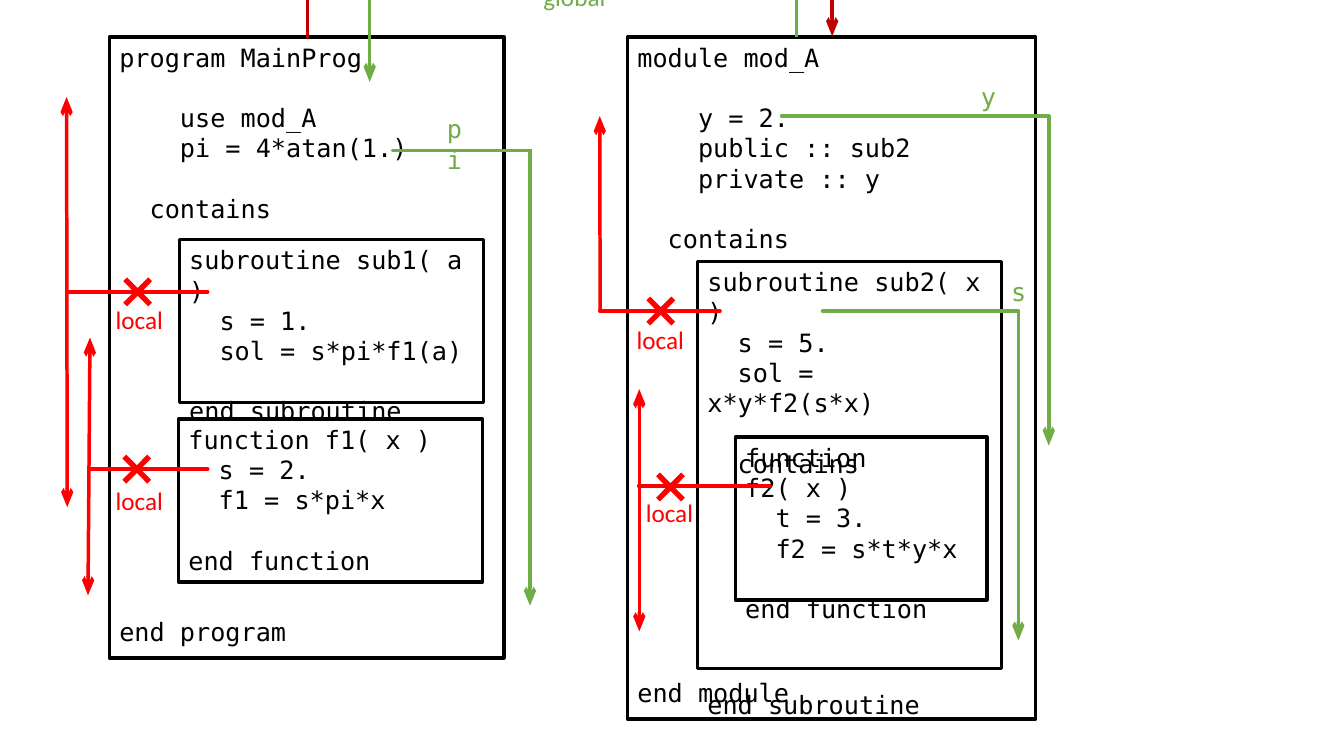
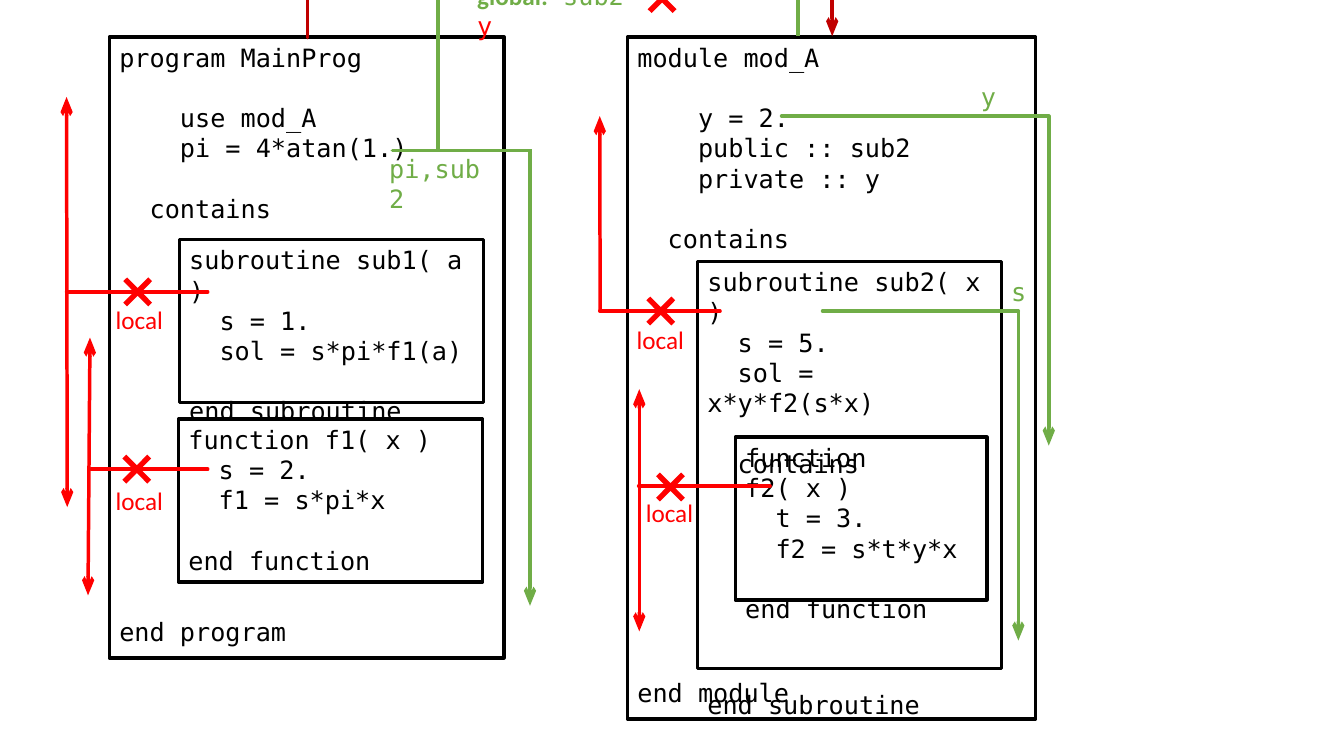
Before and after one commit to jahrWork/Advanced_programming, a slide deck: slide 1 of doc/Figures/TEMP/Scope.pptx. Drawn at 1344x756 pixels with LibreOffice and Linux fonts; fonts in the diff are those of the drawing. Boxes give left, top, right and bottom in pixels: in the first picture for what was removed or moved away, otherwise in the second. Text is boxed around its words. In the diff, an @@ line names an element or a change of style, - is before the commit and + after.

```diff
--- a/doc/Figures/TEMP/Scope.pptx
+++ b/doc/Figures/TEMP/Scope.pptx
@@ elbow arrow (308, 37) - (833, 36): route changed @@
@@ elbow line moved from (799, 35) - (369, 0) to (799, 35) - (439, 0) @@
@@ arrow moved from (370, 82) - (370, 0) to (439, 148) - (439, 0) @@
@@ arrow (439, 148) - (439, 0): arrow to line @@
@@ text at box(477, 0, 624, 41): text changed; bold on @@
-global
+global: sub2 y
@@ cross added at box(638, 0, 687, 23), fill #FF0000 @@
@@ text at box(180, 138, 950, 295): text changed @@
-pi
+pi,sub2
```
Also in this commit, not shown: 1 other slide changed, 4 other files.
